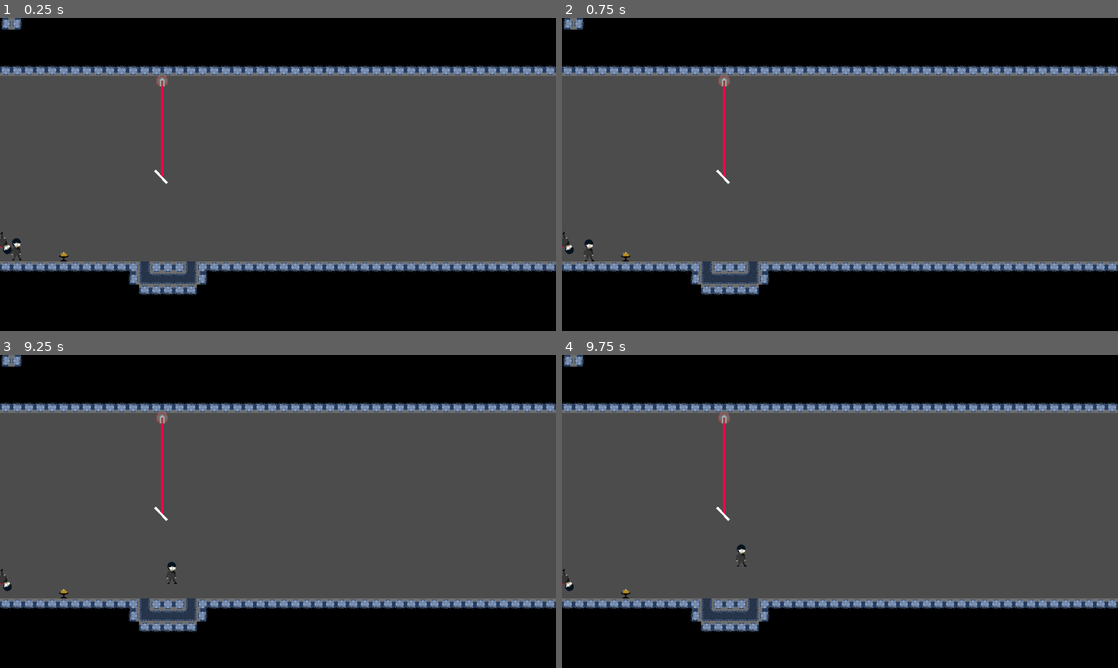
Above: before the commit, frames 1-4 (two rows, left to right).
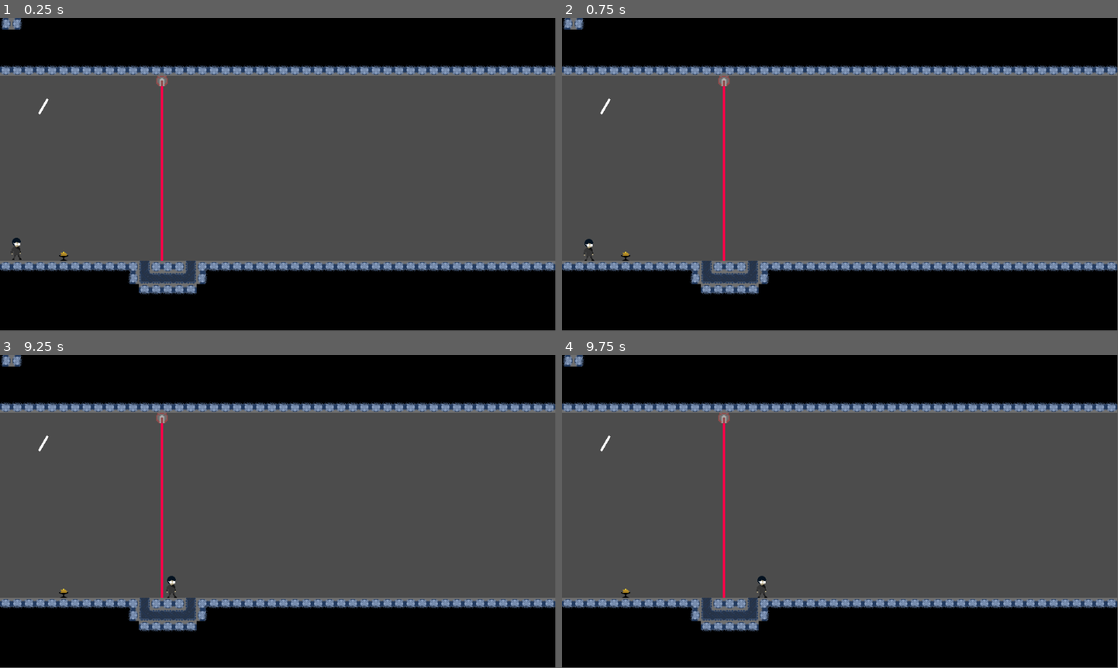
Above: after the commit, the same moments.

Repository: enderpyy/loop
Game: Godot game, scene res://scenes/map.tscn
The game is run twice, just before and just after one commit, with the same random seed, the same clock (stepped at 60 frames per second) and the same inputs.
Inputs:
- Up to frame 1 (0.25 s): no input
- Up to frame 2 (0.75 s): tap Enter at 0.5 s; hold D (move_right) from 0.53 s (still down)
- Up to frame 3 (9.25 s): tap Space (jump) at 0.77, 1.52, 3.02, 3.77, 4.52, 6.02, 6.77, 7.52, 9.02 s; release D (move_right) at 2.03 s; hold A (move_left) 2.03-2.78 s; hold D (move_right) 2.78-4.28 s; hold A (move_left) 4.28-5.03 s; hold D (move_right) 5.03-5.78 s; hold A (move_left) 5.78-7.28 s; hold D (move_right) from 7.28 s (still down)
- Up to frame 4 (9.75 s): release D (move_right) at 9.53 s; hold A (move_left) from 9.53 s (still down)
In our replay, the window is 800x450 before the commit and 799x449 after it. These sizes can differ from the game's own. Grey fills any space a smaller window leaves; there, only what the larger window draws over its background counts as a difference.

The runs differ from the first frame. In frame 1, 2.4% of the frame differs, in the area x 0-100%, y 14-89%; in frame 2, 2.4%; in frame 3, 2.5%; in frame 4, 2.5%.

Commit message:
laser work and box

Diff:
--- a/laser_beam.gd
+++ b/laser_beam.gd
@@ -19,8 +19,12 @@
 
 	for child in get_children():
 		if child.get_class() == "RayCast2D":
-			child.position = get_collision_point()#(self.target_position- self.position)
-			print(child.position)
+			child.position = (line.points[1] - line.points[0])
+			var v0 = line.points[1] - line.points[0]
+			var n = get_collision_normal()
+			var vr = v0 +2 * v0.dot(n)/(n.dot(n))*n
+			child.rotation = vr.angle()
+			print(child.rotation)
 
 	var laser_end_pos := target_position
 	force_raycast_update()
--- a/mirror.gd
+++ b/mirror.gd
@@ -2,3 +2,6 @@
 
 func reflect():
 	pass
+
+func _physics_process(delta: float) -> void:
+	pass #self.rotation += 0.1
--- a/project.godot
+++ b/project.godot
@@ -22,10 +22,8 @@
 
 [display]
 
-window/size/viewport_width=2880
-window/size/viewport_height=1620
-window/stretch/mode="viewport"
-window/stretch/scale=3.0
+window/size/viewport_width=960
+window/size/viewport_height=540
 
 [input]
 
@@ -58,6 +56,11 @@
 , Object(InputEventKey,"resource_local_to_scene":false,"resource_name":"","device":-1,"window_id":0,"alt_pressed":false …(186 unchanged characters)…
 ]
 }
+click={
+"deadzone": 0.2,
+"events": [Object(InputEventMouseButton,"resource_local_to_scene":false,"resource_name":"","device":-1,"window_id":0,"alt_pressed":false,"shift_pressed":false,"ctrl_pressed":false,"meta_pressed":false,"button_mask":0,"position":Vector2(0, 0),"global_position":Vector2(0, 0),"factor":1.0,"button_index":1,"canceled":false,"pressed":false,"double_click":false,"script":null)
+]
+}
 
 [rendering]
 
--- a/scenes/inst_laser.gd
+++ b/scenes/inst_laser.gd
@@ -15,7 +15,6 @@
 	var laser_end_pos := target_position
 	force_raycast_update()
 	if is_colliding():
-		print(get_collision_normal())
 		var collider = get_collider()
 		if collider.has_method("take_damage"):
 			collider.take_damage()
--- a/scenes/map.tscn
+++ b/scenes/map.tscn
@@ -227,8 +227,8 @@
 position = Vector2(28, 399)
 
 [node name="mirror" parent="." instance=ExtResource("7_nakos")]
-position = Vector2(278, 274)
-rotation = 0.809833
+position = Vector2(75, 153)
+rotation = 2.09789
 gravity_scale = 0.0
 
 [node name="Booty" parent="." instance=ExtResource("8_jh32y")]
--- a/scenes/mirror.tscn
+++ b/scenes/mirror.tscn
@@ -6,6 +6,7 @@
 size = Vector2(30, 4)
 
 [node name="mirror" type="RigidBody2D"]
+gravity_scale = 1.457
 script = ExtResource("1_5o7h0")
 
 [node name="mirror collision" type="CollisionShape2D" parent="."]
--- a/scripts/player.gd
+++ b/scripts/player.gd
@@ -61,6 +61,7 @@
 	pass
 
 func take_damage():
+	print("ow")
 	if current_state == hurt_state or current_state == rewind_state:
 		return
 	state_machine.switch_state(hurt_state)
Binary file added: sprites/characters/box.png
Not shown, added: sprites/characters/box.png.import
